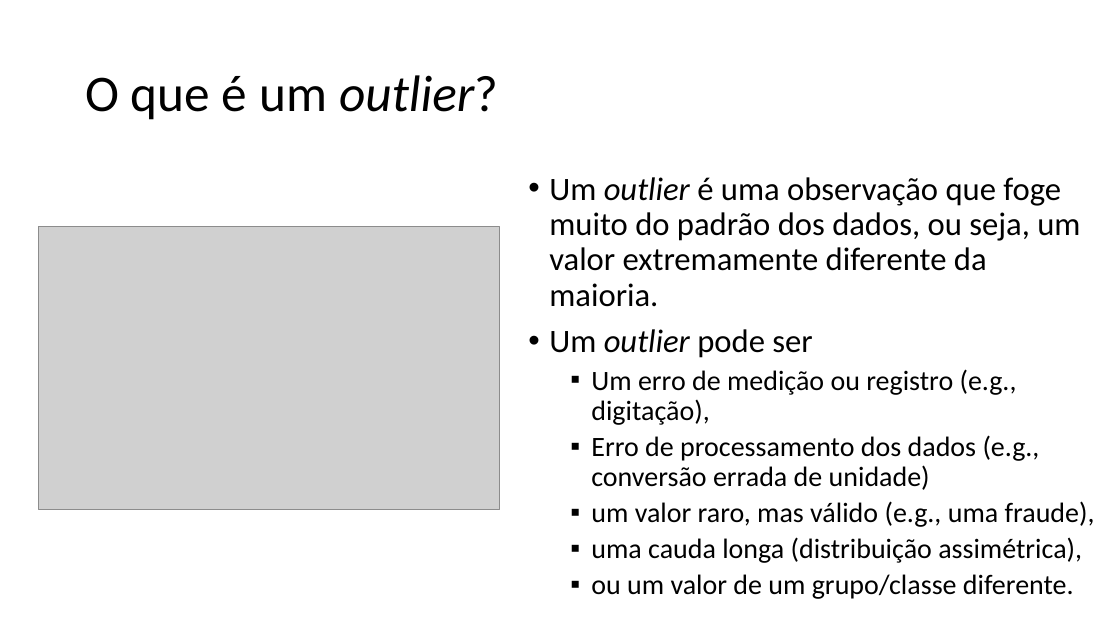
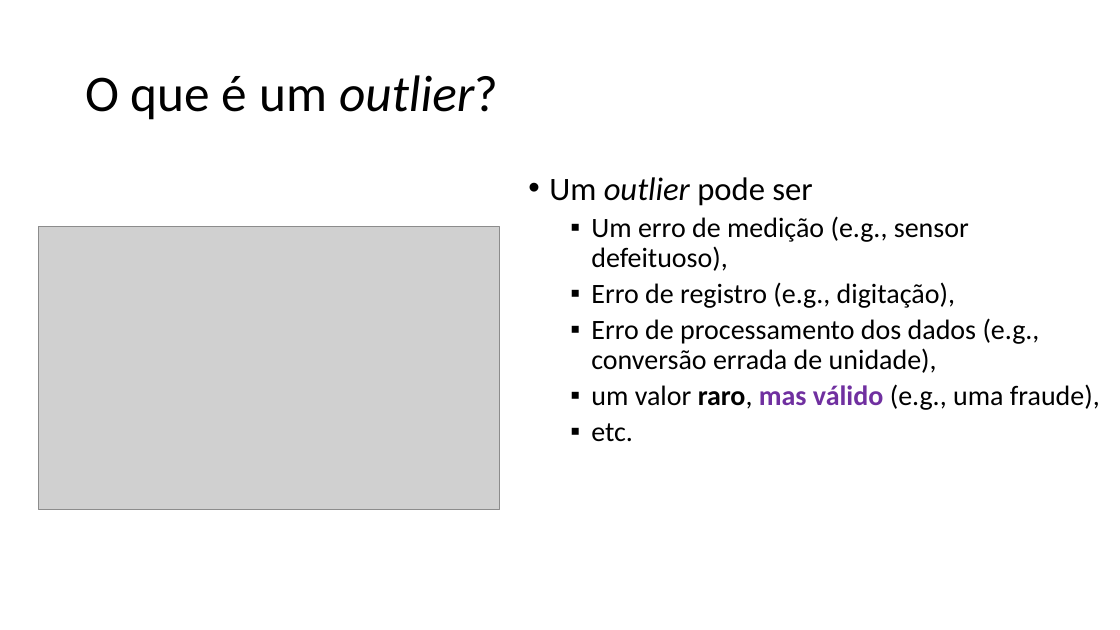
Before and after one commit to zz4fap/c24_inteligencia_artificial, a slide deck: slide 23 of slides/C24_EDA.pptx (slide 22 before the commit). Drawn at 1120x630 pixels with LibreOffice and Linux fonts; fonts in the diff are those of the drawing; grey boxes stand for pictures. Boxes give left, top, right and bottom in pixels: in the first picture for what was removed or moved away, otherwise in the second. Text is boxed around its words. In the diff, an @@ line names an element or a change of style, - is before the commit and + after.

```diff
--- a/slides/C24_EDA.pptx
+++ b/slides/C24_EDA.pptx
@@ text at (549, 177, 1080, 307): paragraph removed @@
-• Um outlier é uma observação que foge muito do padrão dos dados, ou seja, um valor extremamente diferente da maioria.
@@ text at (591, 216, 1040, 373): text changed @@
-  ▪ Um erro de medição ou registro (e.g., digitação),
-  ▪ Erro de processamento dos dados (e.g., conversão errada de unidade)
+  ▪ Um erro de medição (e.g., sensor defeituoso),
+  ▪ Erro de registro (e.g., digitação),
+  ▪ Erro de processamento dos dados (e.g., conversão errada de unidade),
@@ text at (591, 384, 1100, 410): text colour #000000 to #7030A0 in "mas válido"; bold on in "raro, mas válido" @@
@@ text at (591, 423, 633, 442): text changed @@
-  ▪ uma cauda longa (distribuição assimétrica),
-  ▪ ou um valor de um grupo/classe diferente.
+  ▪ etc.
```
Also in this commit, not shown: 25 other slides changed, 7 slides added, 1 slide removed.
